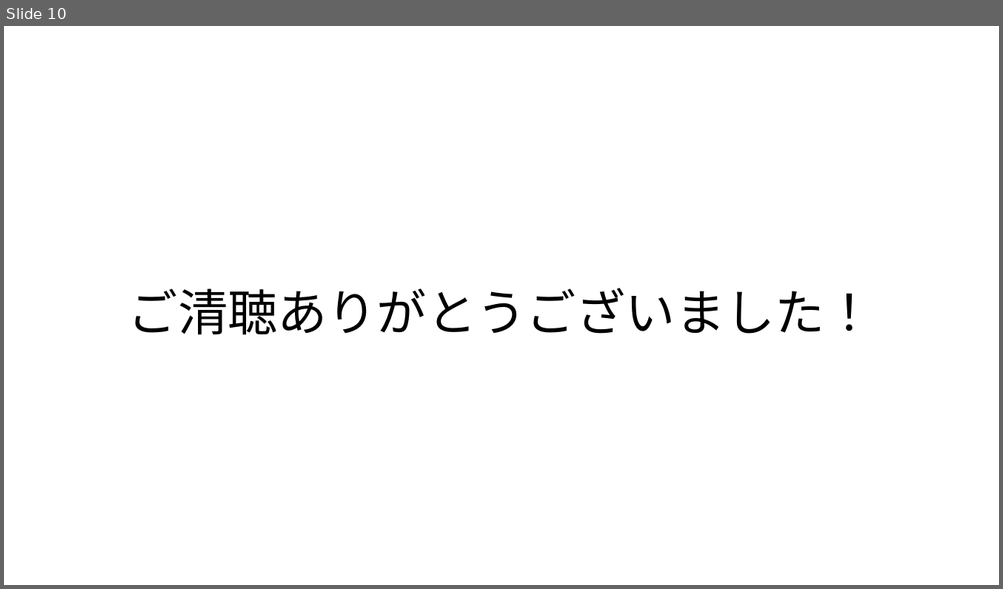
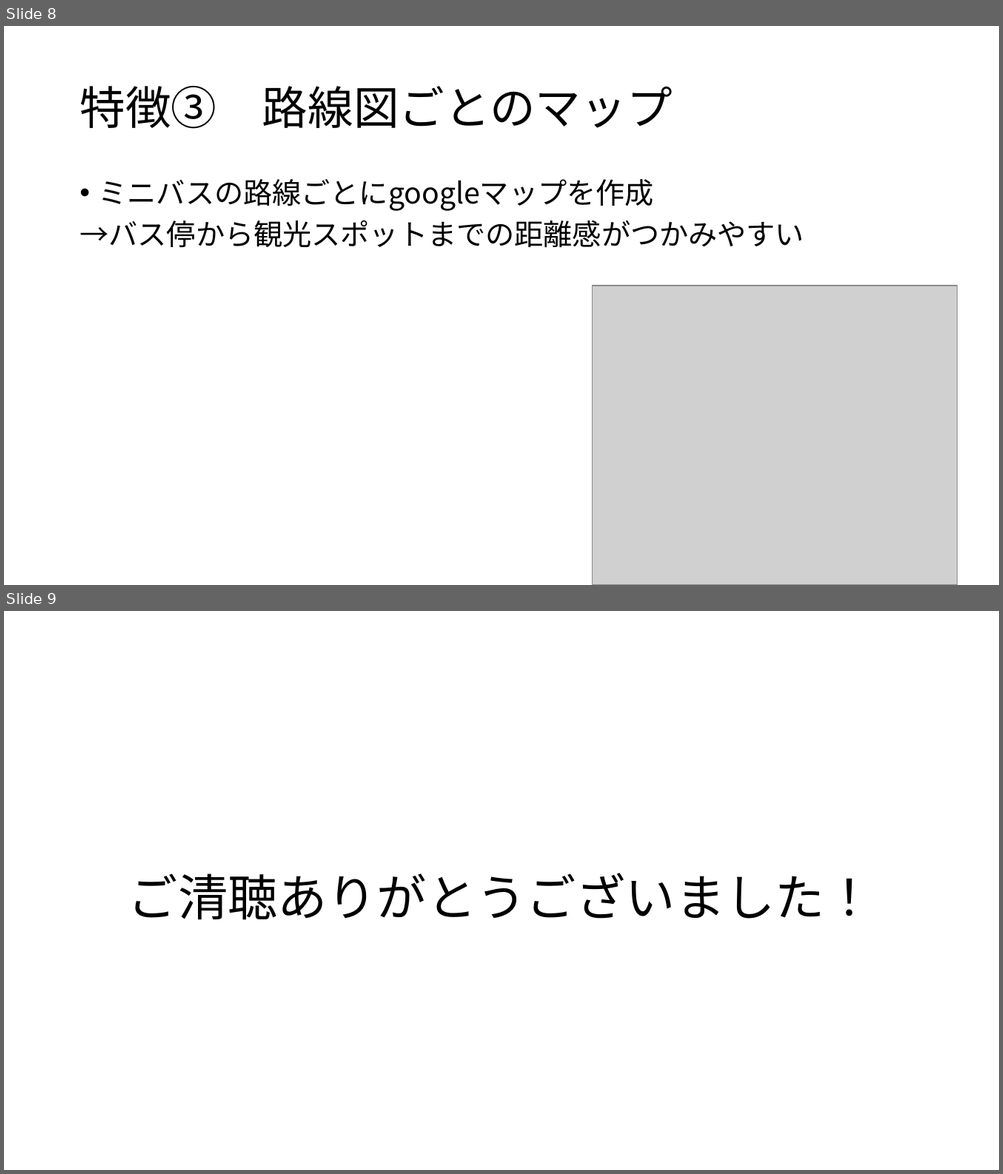
Before and after one commit to sfdn-class/HinoMiniBus, a slide deck: design/powerpoint/ミニバス旅.pptx. Shown one above the other, each under a label of ours: slide 10 before the commit, slides 8 and 9 after it. The pictures are 1003x589 and 1003x1174 pixels, drawn with LibreOffice and Linux fonts; fonts in the diff are those of the drawing; grey boxes stand for pictures. Boxes give left, top, right and bottom in pixels: in the first picture for what was removed or moved away, otherwise in the second. Text is boxed around its words. In the diff, an @@ line names an element or a change of style, - is before the commit and + after.

```diff
--- a/design/powerpoint/ミニバス旅.pptx
+++ b/design/powerpoint/ミニバス旅.pptx
@@ slide 8 added at [4, 26, 999, 585], background #FFFFFF @@
@@ title added at [79, 86, 672, 129], 44 pt, text #000000 @@
+特徴③ 路線図ごとのマップ
@@ text added at [79, 179, 804, 248], 28 pt, text #000000 @@
+• ミニバスの路線ごとにgoogleマップを作成
+→バス停から観光スポットまでの距離感がつかみやすい
@@ picture added at [592, 286, 958, 585] @@
@@ what was slide 10 is now slide 9 @@
```
Also in this commit, not shown: 6 slides changed, 1 other slide added, 3 slides removed, 1 other file.
